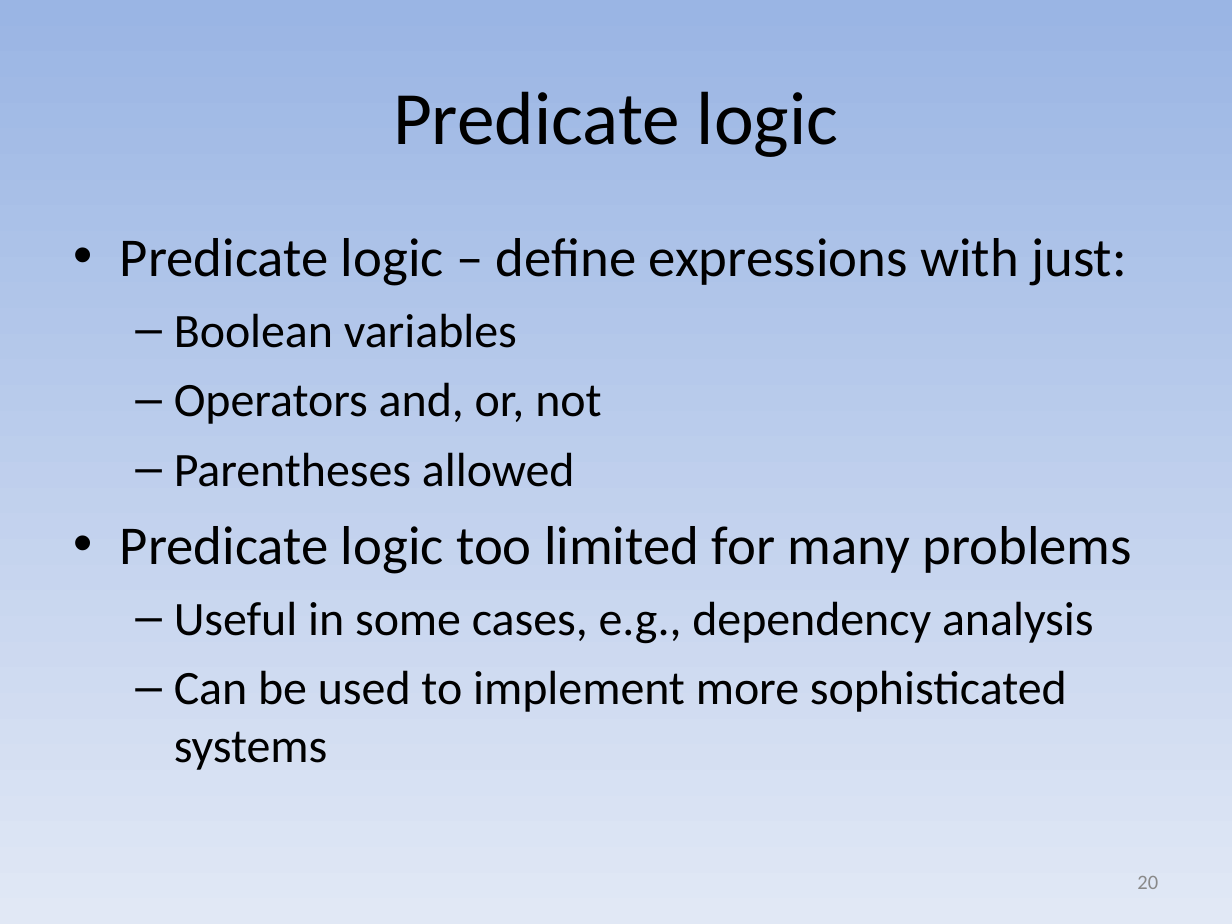
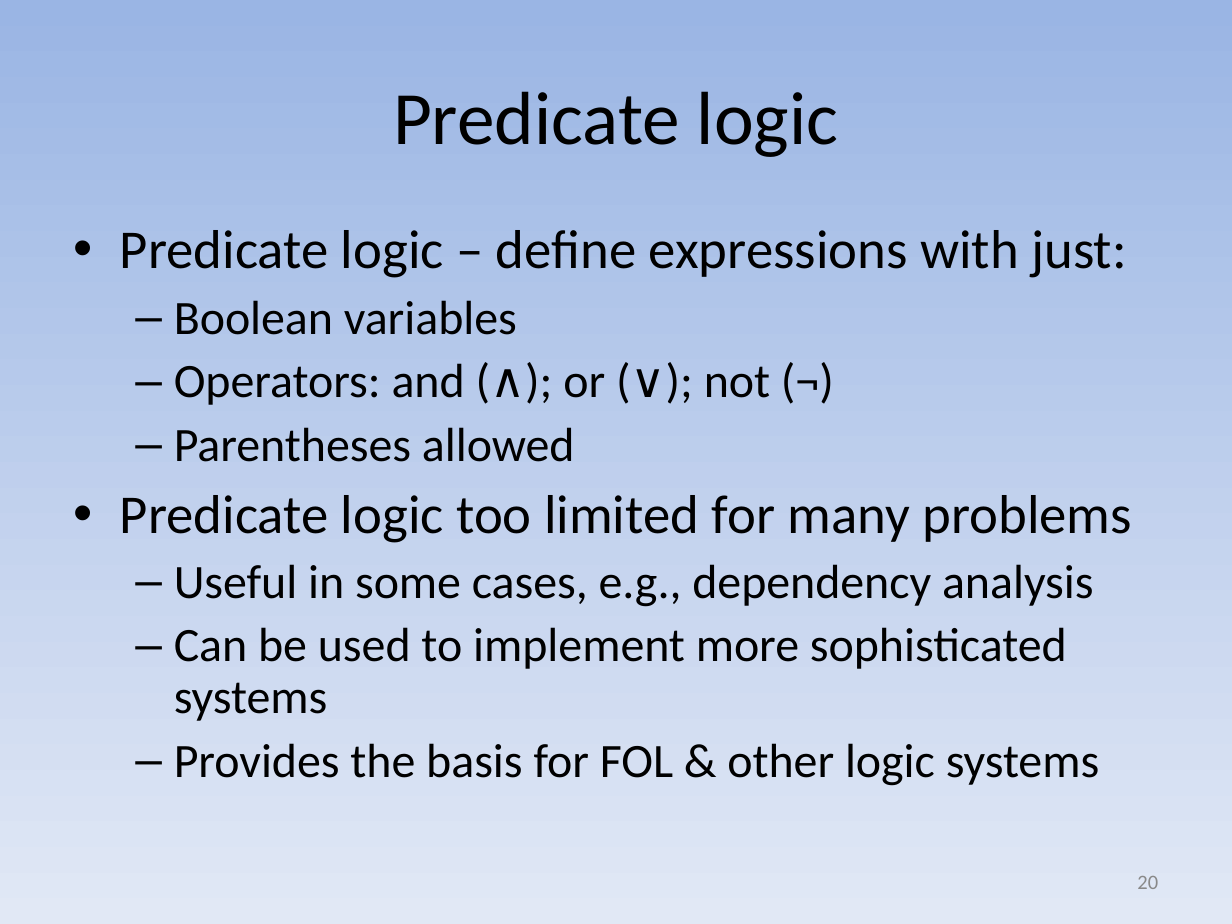
Before and after one commit to david-a-wheeler/david-a-wheeler.github.io, a slide deck: slide 20 of secure-class/presentations/Secure-Software-10-Formal-Methods.ppt. Drawn at 1232x924 pixels with LibreOffice and Linux fonts; fonts in the diff are those of the drawing. Boxes give left, top, right and bottom in pixels: in the first picture for what was removed or moved away, otherwise in the second. Text is boxed around its words. In the diff, an @@ line names an element or a change of style, - is before the commit and + after.

```diff
--- a/secure-class/presentations/Secure-Software-10-Formal-Methods.ppt
+++ b/secure-class/presentations/Secure-Software-10-Formal-Methods.ppt
@@ text at <box>120,230,1132,721</box>: line spacing 1 to 0.9 @@
@@ text at <box>174,363,770,405</box>: text changed @@
-  – Operators and, or, not
+  – Operators: and (∧); or (∨); not (¬)
@@ text at <box>174,743,1100,786</box>: paragraph added @@
+  – Provides the basis for FOL & other logic systems
```
Also in this commit, not shown: 11 other slides changed.
